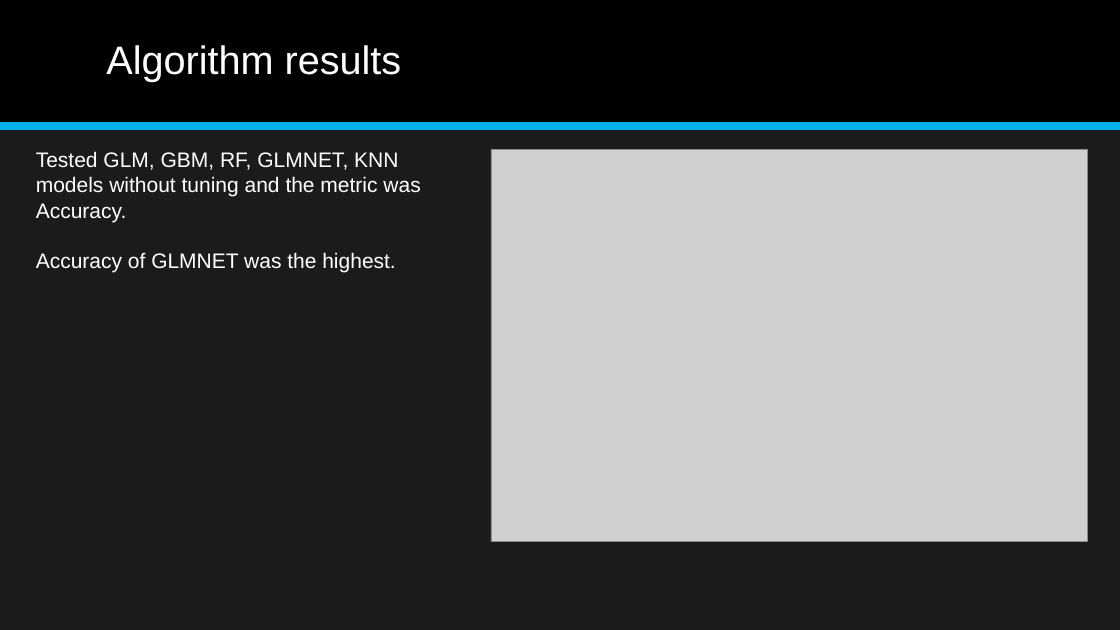
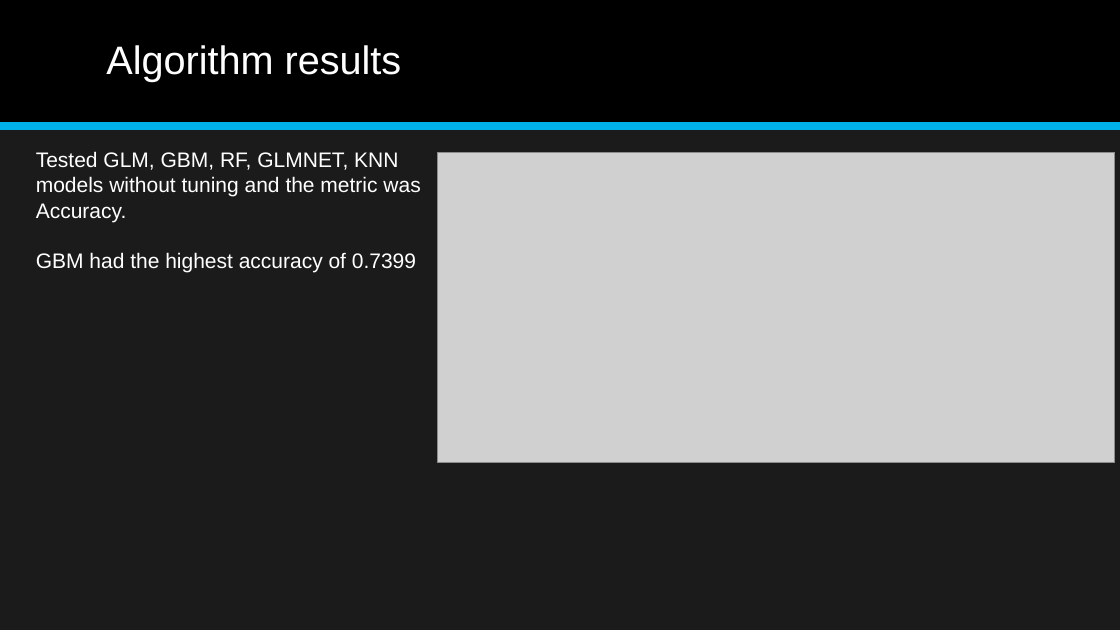
Before and after one commit to aajunwa/capstone, a slide deck: slide 16 of Student Alcohol Consumption Data Science Project.pptx. Drawn at 1120x630 pixels with LibreOffice and Linux fonts; fonts in the diff are those of the drawing; grey boxes stand for pictures. Boxes give left, top, right and bottom in pixels: in the first picture for what was removed or moved away, otherwise in the second. Text is boxed around its words. In the diff, an @@ line names an element or a change of style, - is before the commit and + after.

```diff
--- a/Student Alcohol Consumption Data Science Project.pptx
+++ b/Student Alcohol Consumption Data Science Project.pptx
@@ picture: place and size @@
-picture at [491, 150, 1087, 542]
+picture at [438, 152, 1115, 462]
@@ text at [36, 252, 416, 272]: text changed @@
-Accuracy of GLMNET was the highest.
+GBM had the highest accuracy of 0.7399
```
Also in this commit, not shown: 11 other slides changed, 20 other files.
